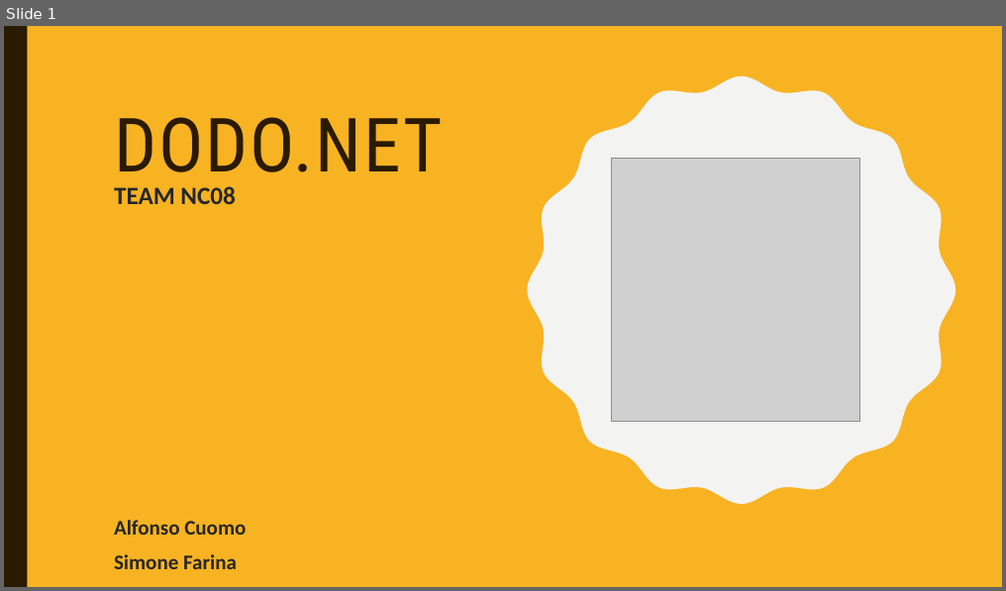
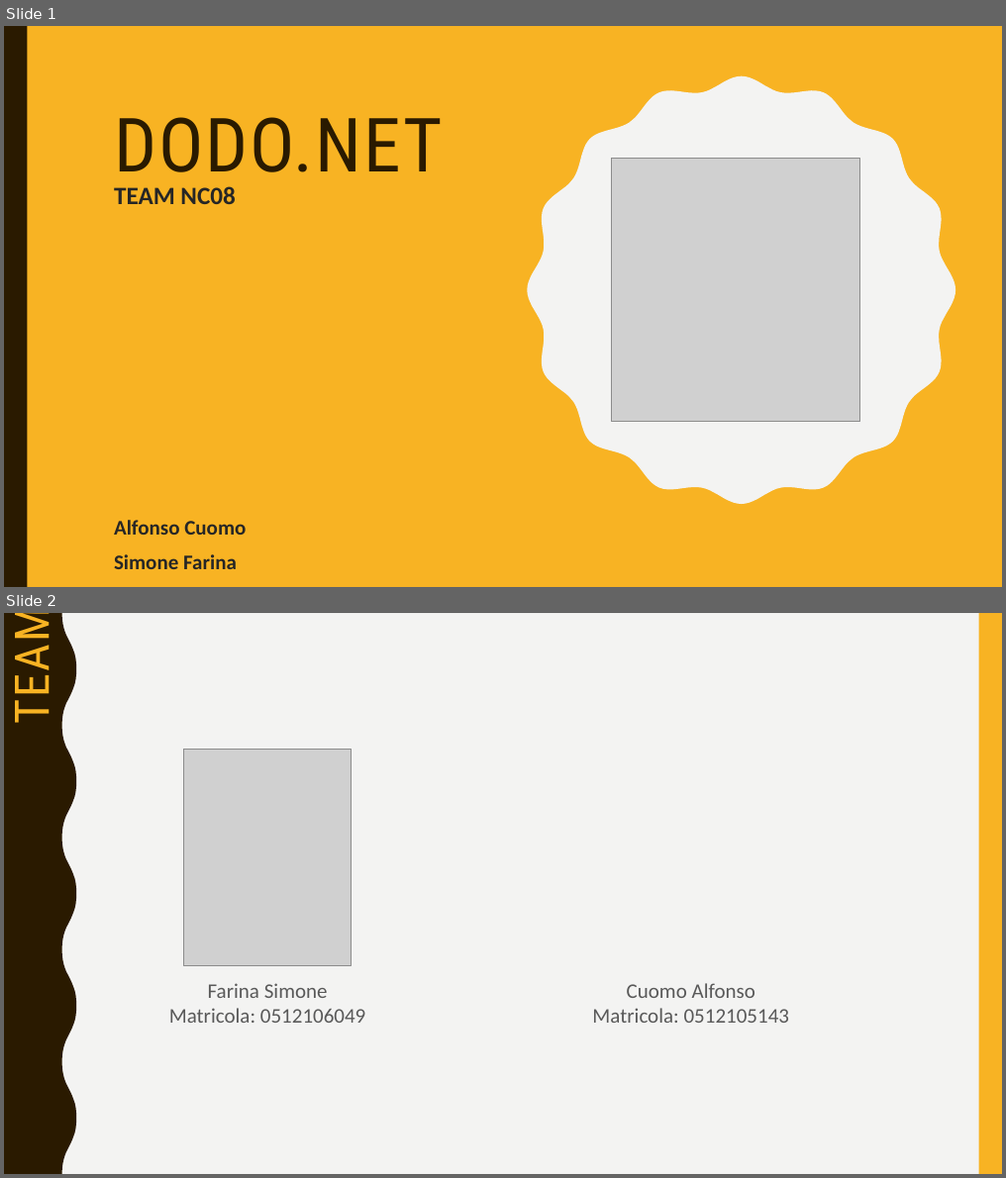
Before and after one commit to sfarina12/NC_05, a slide deck: Presentazione_Prima consegna/presentazione PrimaConsegna.pptx. Shown one above the other, each under a label of ours: slide 1 before the commit, slides 1 and 2 after it. The pictures are 1006x591 and 1006x1178 pixels, drawn with LibreOffice and Linux fonts; fonts in the diff are those of the drawing; grey boxes stand for pictures. Boxes give left, top, right and bottom in pixels: in the first picture for what was removed or moved away, otherwise in the second. Text is boxed around its words. In the diff, an @@ line names an element or a change of style, - is before the commit and + after.

```diff
--- a/Presentazione_Prima consegna/presentazione PrimaConsegna.pptx
+++ b/Presentazione_Prima consegna/presentazione PrimaConsegna.pptx
@@ slide 2 added at box(4, 613, 1002, 1174), background #F3F3F2; not listed: 2 template elements that a slide beside it also shows @@
@@ title added at box(4, 613, 65, 733), 45.9 pt, text #F8B323 @@
+TEAM
@@ picture added at box(184, 749, 350, 966) @@
@@ text added at box(169, 983, 365, 1023), 20 pt, text #595959 @@
+Farina Simone
+Matricola: 0512106049
@@ text added at box(592, 983, 789, 1023), 20 pt, text #595959 @@
+Cuomo Alfonso
+Matricola: 0512105143
```
Also in this commit, not shown: 1 slide changed, 14 other slides added, 7 other files.
